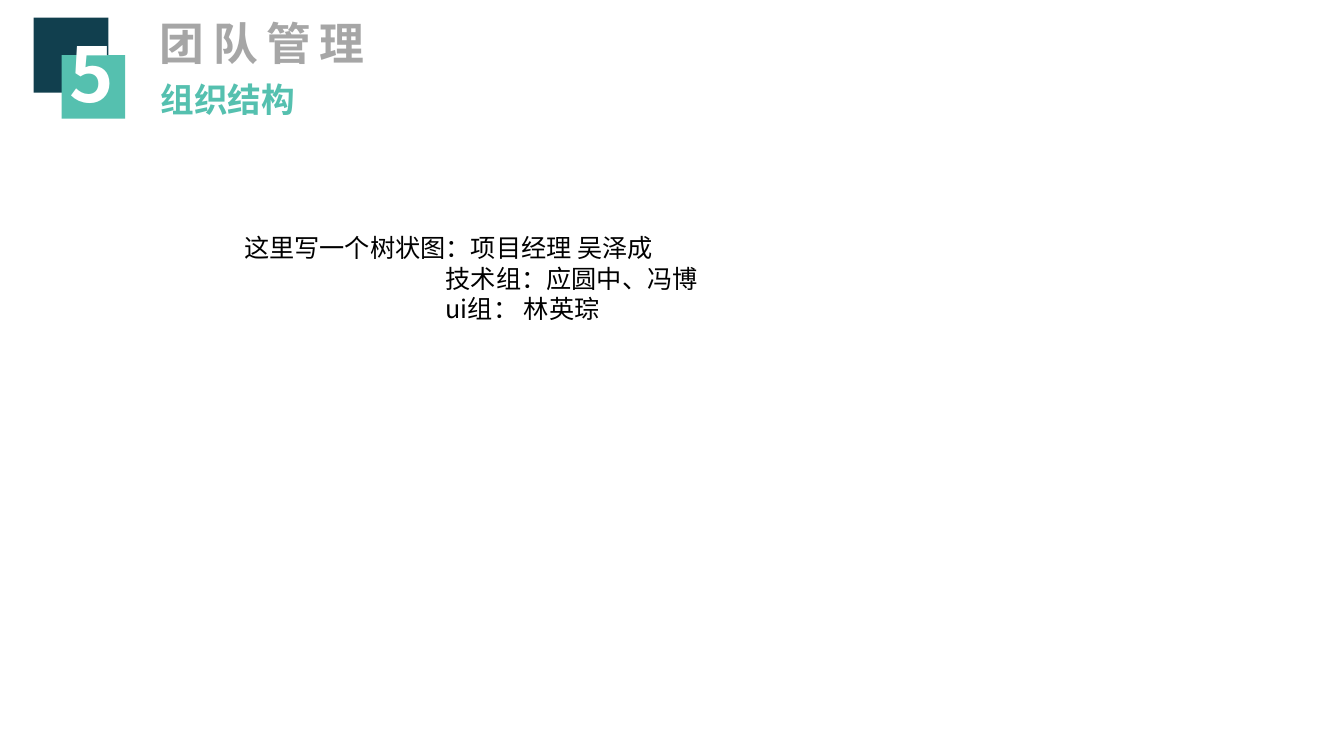
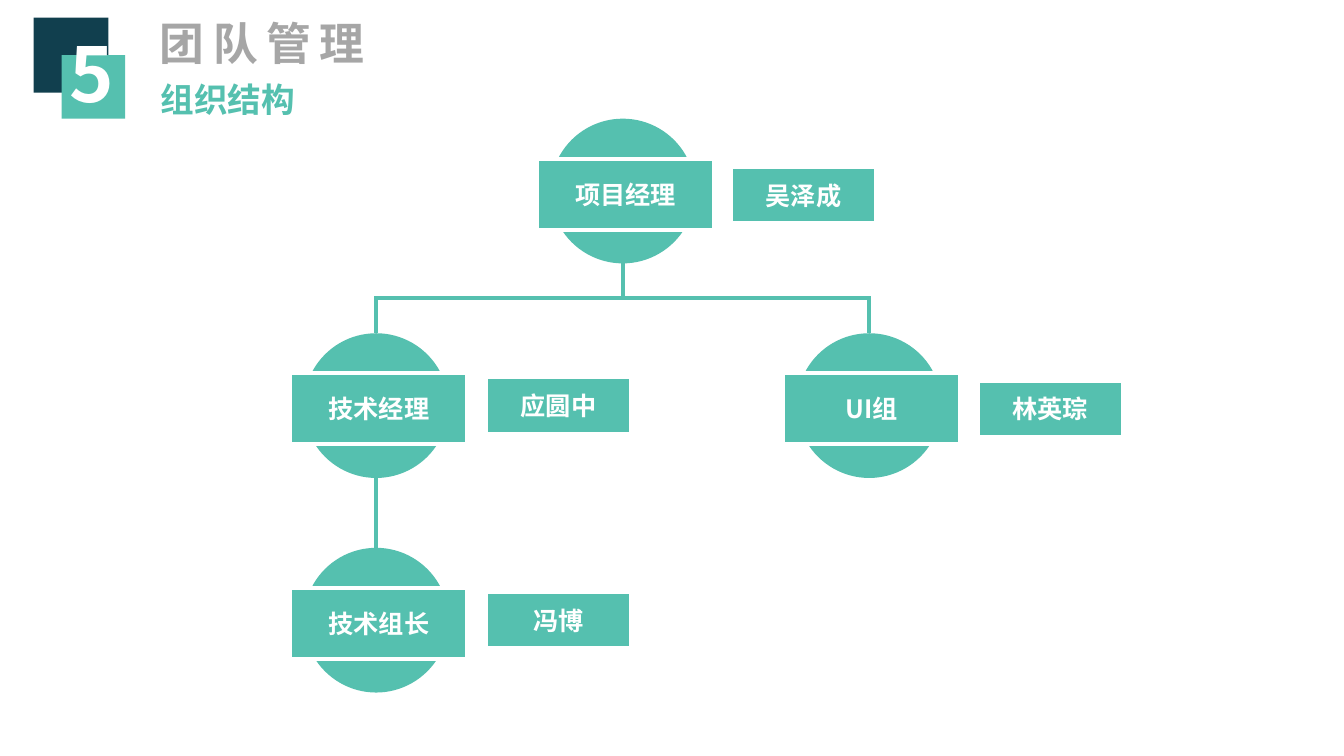
Before and after one commit to zjutfly/fly, a slide deck: slide 26 of fly_ppt.pptx. Drawn at 1344x756 pixels with LibreOffice and Linux fonts; fonts in the diff are those of the drawing. Boxes give left, top, right and bottom in pixels: in the first picture for what was removed or moved away, otherwise in the second. Text is boxed around its words. In the diff, an @@ line names an element or a change of style, - is before the commit and + after.

```diff
--- a/fly_ppt.pptx
+++ b/fly_ppt.pptx
@@ rectangle added at bbox=[731, 167, 876, 224], fill #55C0AF, outline #FFFFFF 3 pt, 18 pt, text #FFFFFF, bold @@
+吴泽成
@@ text removed at bbox=[244, 235, 698, 320] @@
-这里写一个树状图：项目经理 吴泽成
-技术组：应圆中、冯博
-ui组： 林英琮
@@ rectangle added at bbox=[486, 377, 631, 434], fill #55C0AF, outline #FFFFFF 3 pt, 18 pt, text #FFFFFF, bold @@
+应圆中
@@ rectangle added at bbox=[978, 381, 1123, 438], fill #55C0AF, outline #FFFFFF 3 pt, 18 pt, text #FFFFFF, bold @@
+林英琮
@@ group added at bbox=[290, 119, 961, 693]: 4 ellipses, 4 rectangles, 2 elbow lines, 1 line @@
+项目经理
+UI组
+技术经理
+技术组长
@@ rectangle added at bbox=[486, 592, 631, 648], fill #55C0AF, outline #FFFFFF 3 pt, 18 pt, text #FFFFFF, bold @@
+冯博
```
Also in this commit, not shown: 4 other slides changed, 2 slides added, 2 slides removed, 9 other files.
